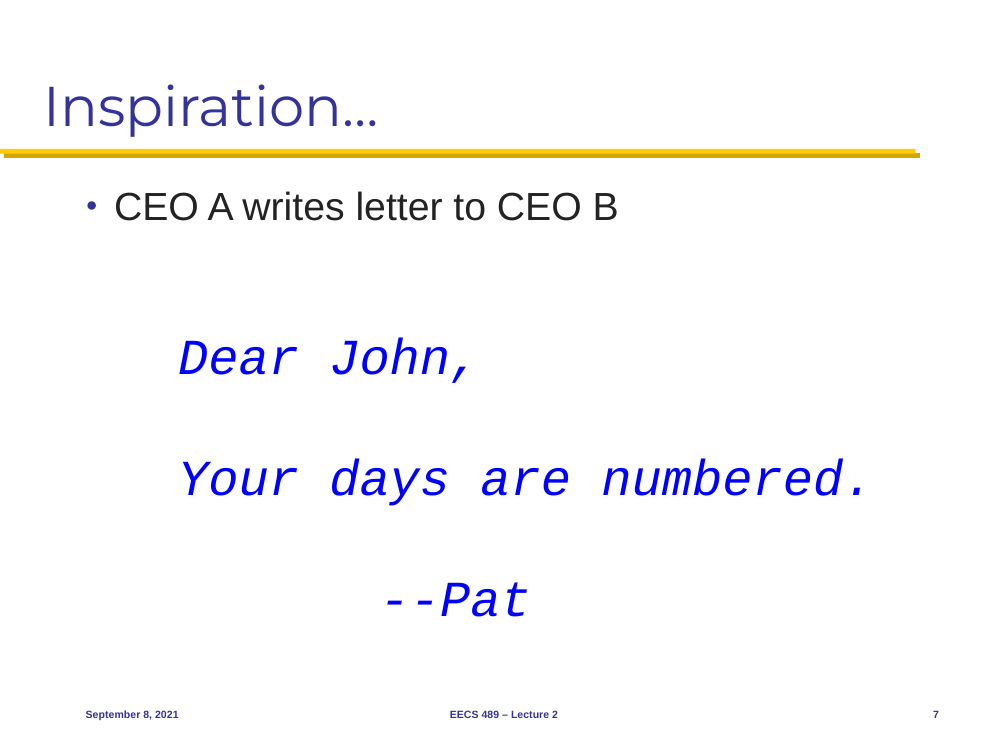
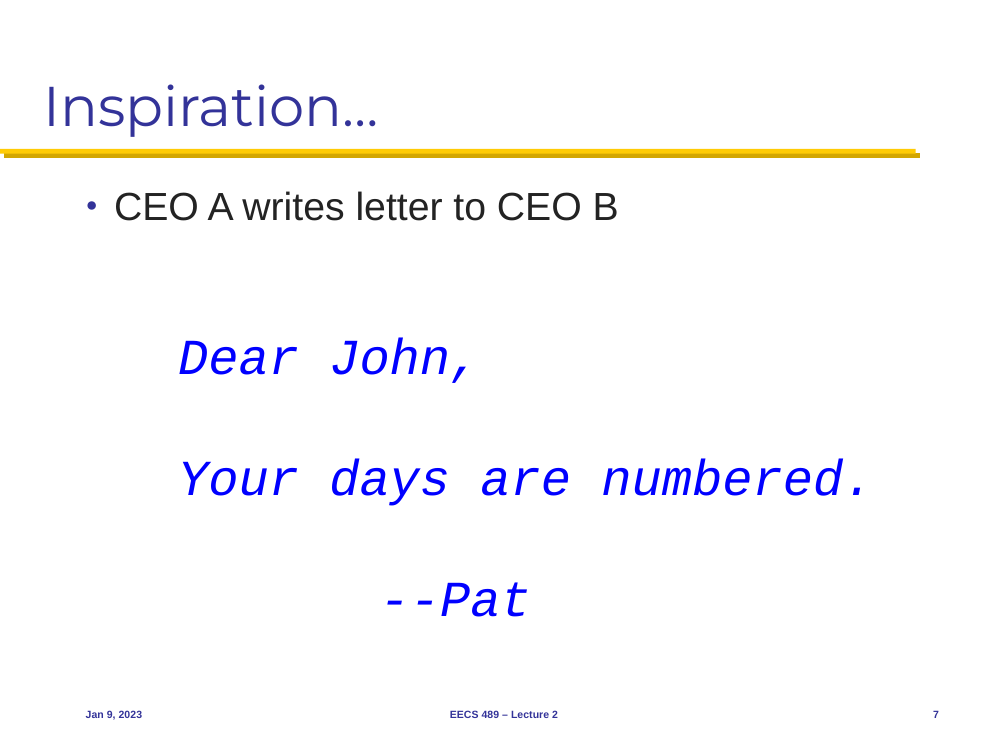
Before and after one commit to morleydragon/eecs489, a slide deck: slide 7 of Slides/010923.pptx. Drawn at 1008x756 pixels with LibreOffice and Linux fonts; fonts in the diff are those of the drawing. Boxes give left, top, right and bottom in pixels: in the first picture for what was removed or moved away, otherwise in the second. Text is boxed around its words. In the diff, an @@ line names an element or a change of style, - is before the commit and + after.

```diff
--- a/Slides/010923.pptx
+++ b/Slides/010923.pptx
@@ text at box(86, 710, 142, 720): text changed @@
-September 8, 2021
+Jan 9, 2023
```
Also in this commit, not shown: 40 other slides changed.
